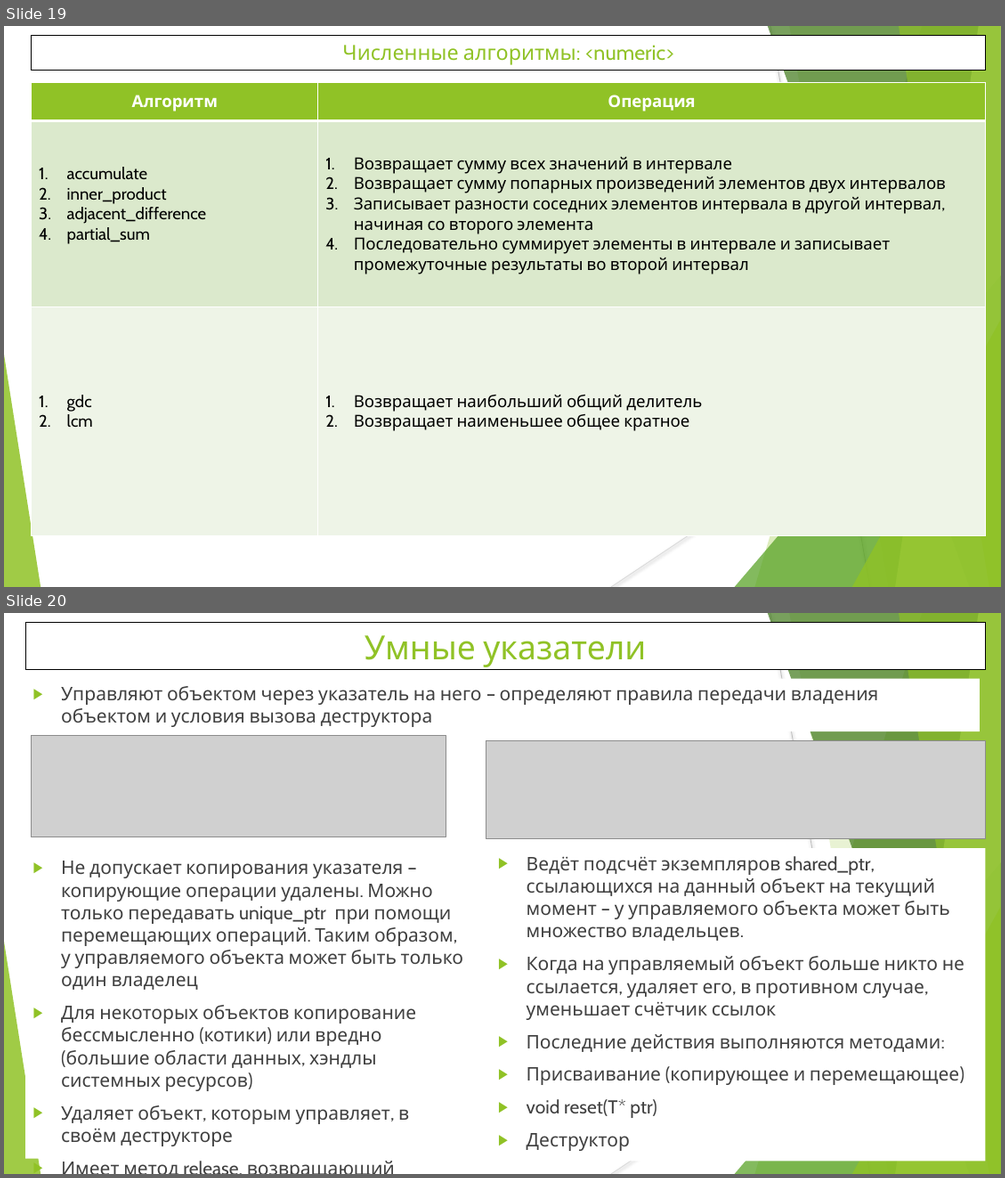
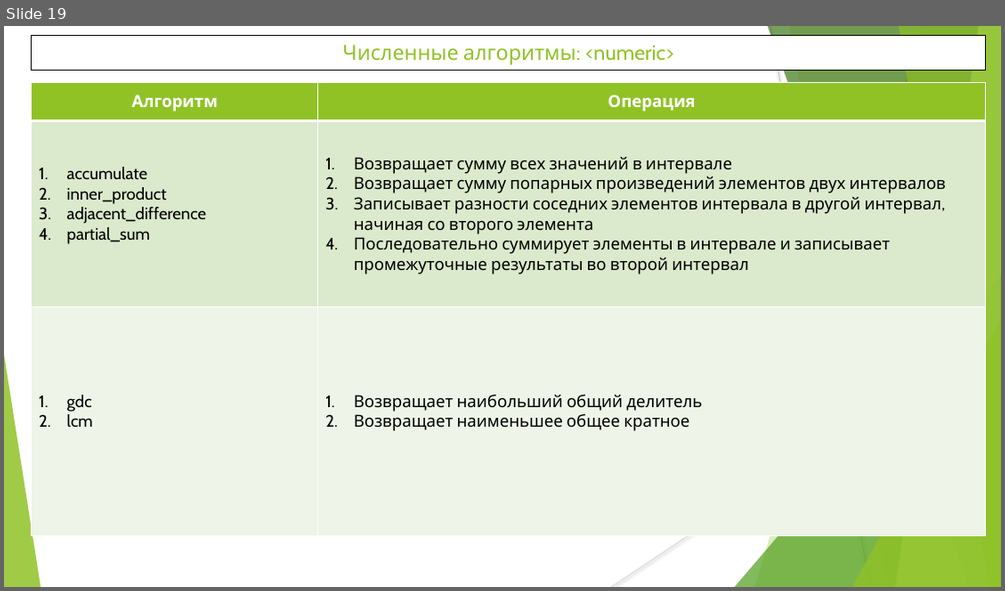
Before and after one commit to WhiteCatStudies/lectures, a slide deck: pt2/lectures/lecture6/lecture6.pptx. Shown one above the other, each under a label of ours: slides 19 and 20 before the commit, slide 19 after it. The pictures are 1005x1178 and 1005x591 pixels, drawn with LibreOffice and Linux fonts; fonts in the diff are those of the drawing; grey boxes stand for pictures. Boxes give left, top, right and bottom in pixels: in the first picture for what was removed or moved away, otherwise in the second. Text is boxed around its words. In the diff, an @@ line names an element or a change of style, - is before the commit and + after.

```diff
--- a/pt2/lectures/lecture6/lecture6.pptx
+++ b/pt2/lectures/lecture6/lecture6.pptx
@@ slide 20 removed at (x1=4, y1=613, x2=1001, y2=1174), background #FFFFFF; not listed: 10 template elements that a slide beside it also shows @@
@@ rectangle removed at (x1=25, y1=623, x2=986, y2=670) @@
-Умные указатели
@@ text removed at (x1=25, y1=679, x2=979, y2=732) @@
-▶ Управляют объектом через указатель на него – определяют правила передачи владения объектом и условия вызова деструктора
@@ picture removed at (x1=32, y1=735, x2=446, y2=836) @@
@@ picture removed at (x1=486, y1=740, x2=986, y2=838) @@
@@ rectangle removed at (x1=491, y1=849, x2=985, y2=1161) @@
-▶ Ведёт подсчёт экземпляров shared_ptr, ссылающихся на данный объект на текущий момент – у управляемого объекта может быть множество владельцев.
-▶ Когда на управляемый объект больше никто не ссылается, удаляет его, в противном случае, уменьшает счётчик ссылок
-▶ Последние действия выполняются методами:
-▶ Присваивание (копирующее и перемещающее)
-▶ void reset(T* ptr)
-▶ Деструктор
@@ text removed at (x1=61, y1=860, x2=464, y2=1146) @@
-▶ Не допускает копирования указателя – копирующие операции удалены. Можно только передавать unique_ptr при помощи перемещающих операций. Таким образом, у управляемого объекта может быть только один владелец
-▶ Для некоторых объектов копирование бессмысленно (котики) или вредно (большие области данных, хэндлы системных ресурсов)
-▶ Удаляет объект, которым управляет, в своём деструкторе
-▶ Имеет метод release, возвращающий указатель и прекращающий владение им
```
Also in this commit, not shown: 1 other slide removed, 30 other files.
